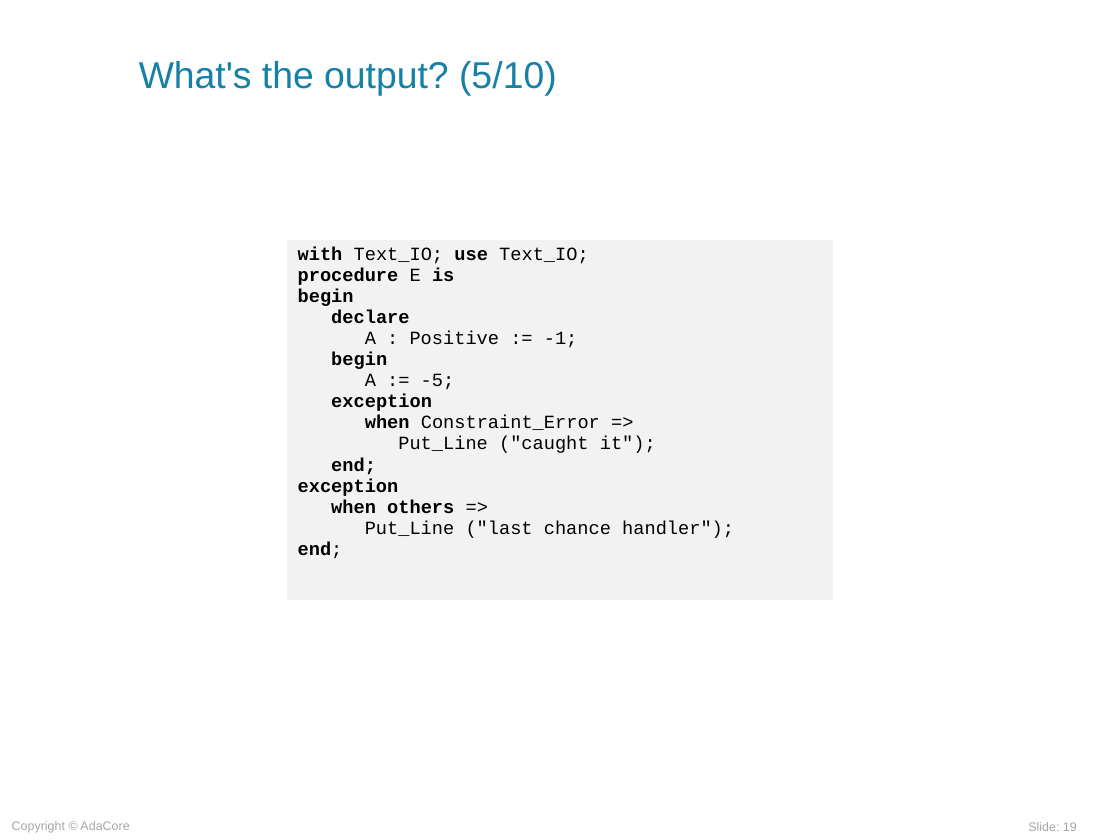
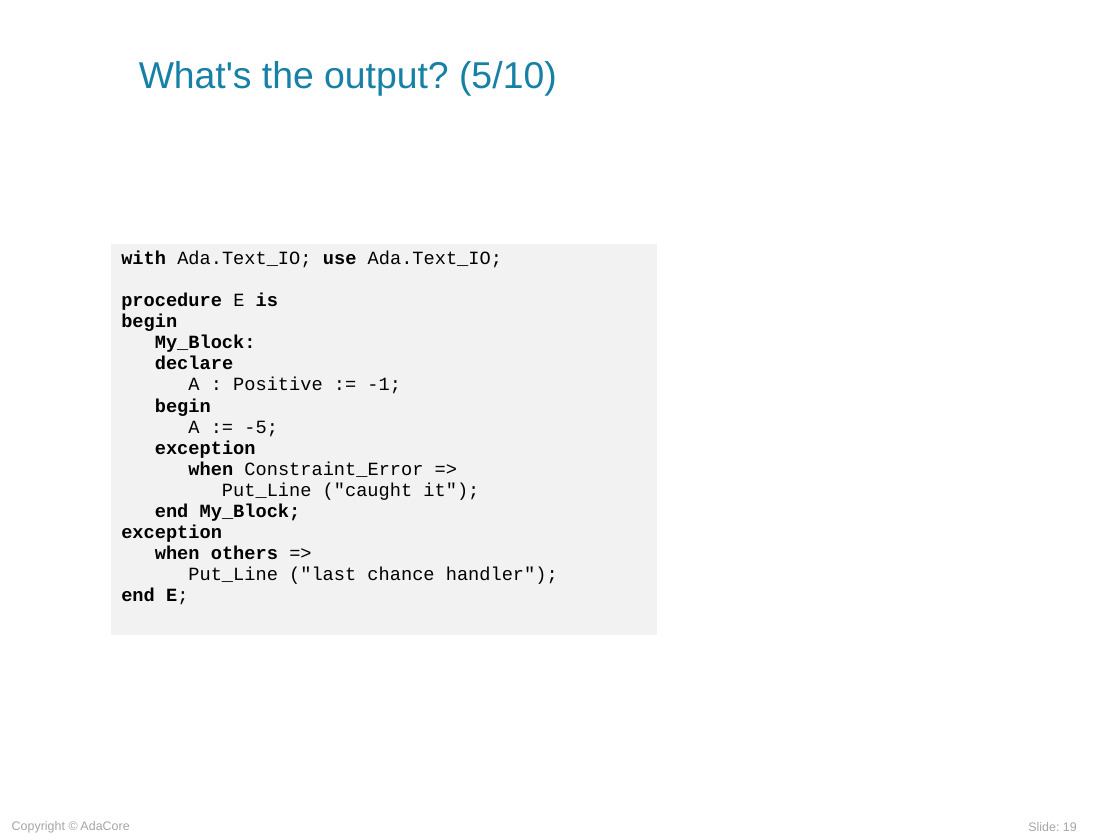
Before and after one commit to AdaCoreU/Courses, a slide deck: slide 19 of lectures/03_Programming_in_the_Large/01_Exceptions/slides/Exceptions.ppt. Drawn at 1120x840 pixels with LibreOffice and Linux fonts; fonts in the diff are those of the drawing; background and template pictures are left out. Boxes give left, top, right and bottom in pixels: in the first picture for what was removed or moved away, otherwise in the second. Text is boxed around its words. In the diff, an @@ line names an element or a change of style, - is before the commit and + after.

Commit message:
Updated English Exceptions Lecture
Updated English Exceptions Lecture

```diff
--- a/lectures/03_Programming_in_the_Large/01_Exceptions/slides/Exceptions.ppt
+++ b/lectures/03_Programming_in_the_Large/01_Exceptions/slides/Exceptions.ppt
@@ table at (110,244,656,636) @@
@@ row 1, column 1: "with Text_IO; use Text_IO; / procedure E is / begin / declare / A : Positive := -1; / begin / A := -5; / exception / when Constraint_Error => / Put_Line ("caught it"); / end; / exception / when others => / Put_Line ("last chance handler"); / end;" to "with Ada.Text_IO; use Ada.Text_IO; / procedure E is / begin / My_Block: / declare / A : Positive := -1; / begin / A := -5; / exception / when Constraint_Error => / Put_Line ("caught it"); / end My_Block; / exception / when others => / Put_Line ("last chance handler"); / end E;" @@
@@ table: place and size @@
-table at (287,240,833,601)
+table at (110,244,656,636)
```
Also in this commit, not shown: 26 other slides changed, 1 slide added, 1 other file.
